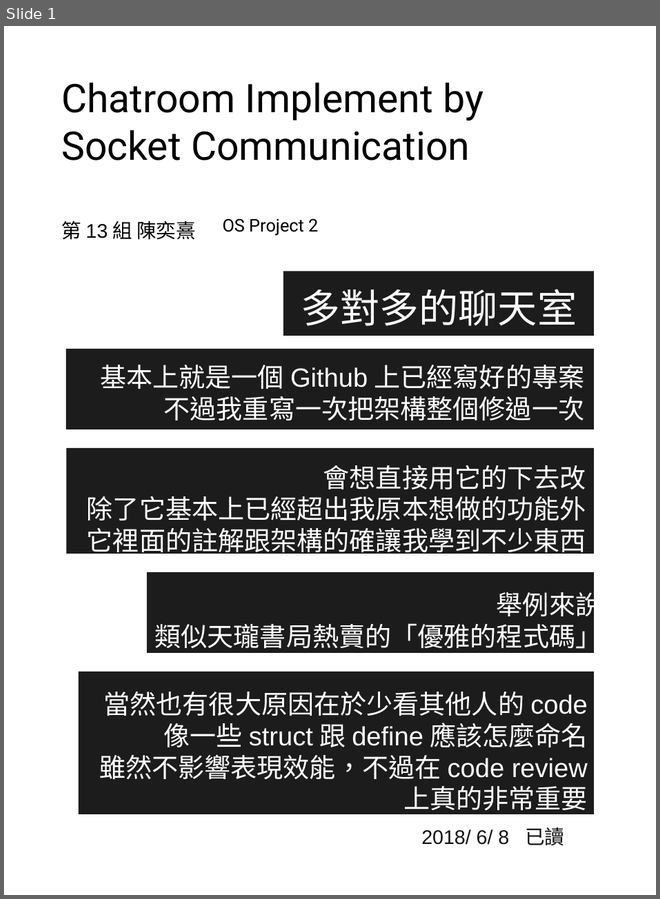
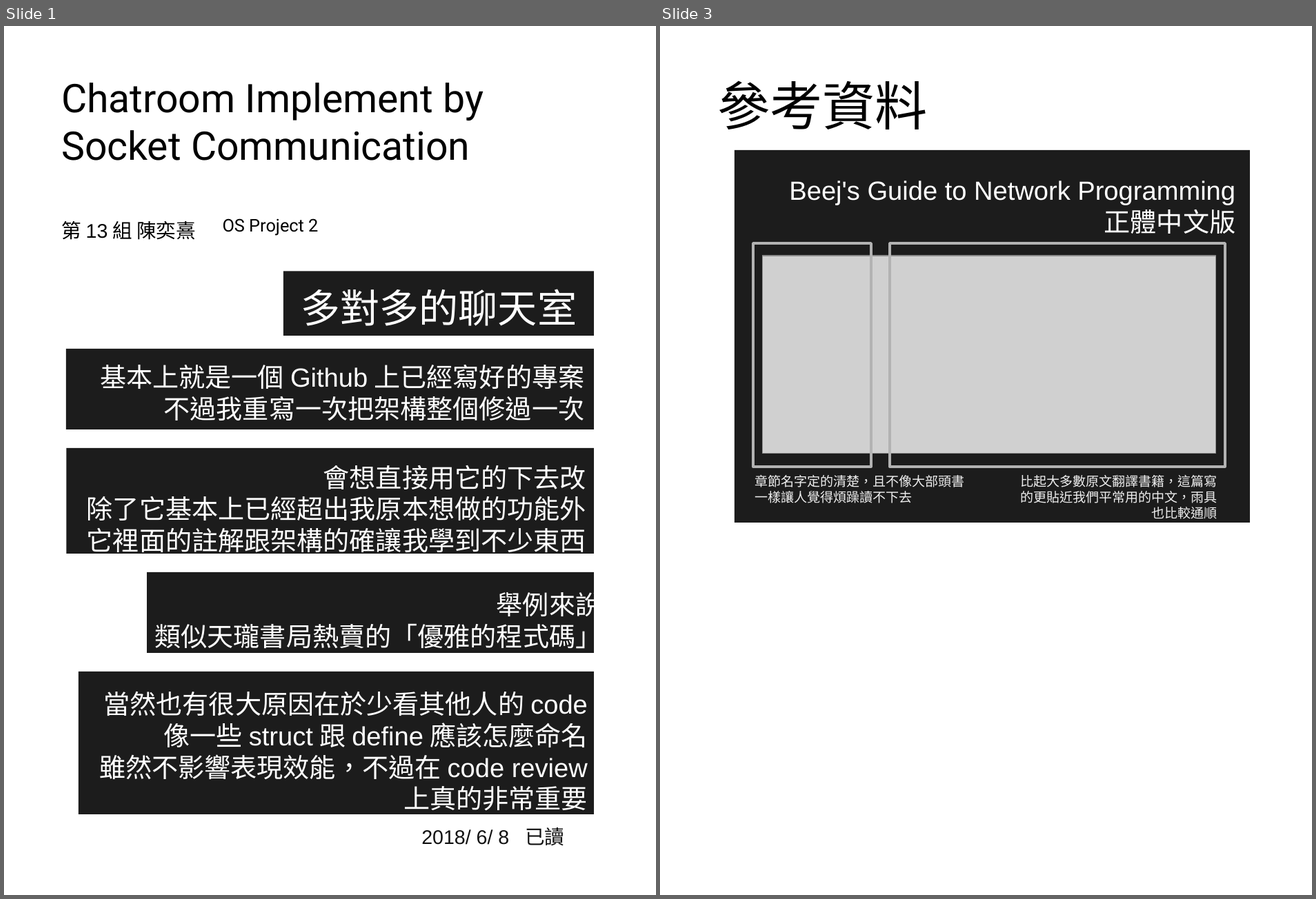
Before and after one commit to chenIshi/ChatRoom, a slide deck: version1.0/README.odp. Shown side by side, each under a label of ours: slide 1 before the commit, slides 1 and 3 after it; the slides between them are not shown. The pictures are 660x899 and 1316x899 pixels, drawn with LibreOffice and Linux fonts; fonts in the diff are those of the drawing; grey boxes stand for pictures. Boxes give left, top, right and bottom in pixels: in the first picture for what was removed or moved away, otherwise in the second. Text is boxed around its words. In the diff, an @@ line names an element or a change of style, - is before the commit and + after.

Commit message:
adding chat_linker, defining socket network

```diff
--- a/version1.0/README.odp
+++ b/version1.0/README.odp
@@ slide 3 added at bbox=[660, 26, 1312, 895], background #FFFFFF @@
@@ text added at bbox=[717, 81, 928, 129], 48 pt, text #000000 @@
+參考資料
@@ rectangle added at bbox=[734, 150, 1250, 522], fill #1C1C1C @@
@@ text added at bbox=[789, 181, 1236, 234], 24 pt, text #FFFFFF @@
+Beej's Guide to Network Programming
+正體中文版
@@ rectangle added at bbox=[753, 243, 871, 467], outline #B2B2B2 2.3 pt @@
@@ rectangle added at bbox=[890, 243, 1224, 467], outline #B2B2B2 2.3 pt @@
@@ picture added at bbox=[763, 256, 1216, 453] @@
@@ text added at bbox=[755, 475, 964, 503], 12 pt, text #EEEEEE @@
+章節名字定的清楚，且不像大部頭書
+一樣讓人覺得煩躁讀不下去
@@ text added at bbox=[1020, 475, 1218, 519], 12 pt, text #EEEEEE @@
+比起大多數原文翻譯書籍，這篇寫的更貼近我們平常用的中文，雨具也比較通順
```
Also in this commit, not shown: 3 other slides added, 1 slide removed, 7 other files.
